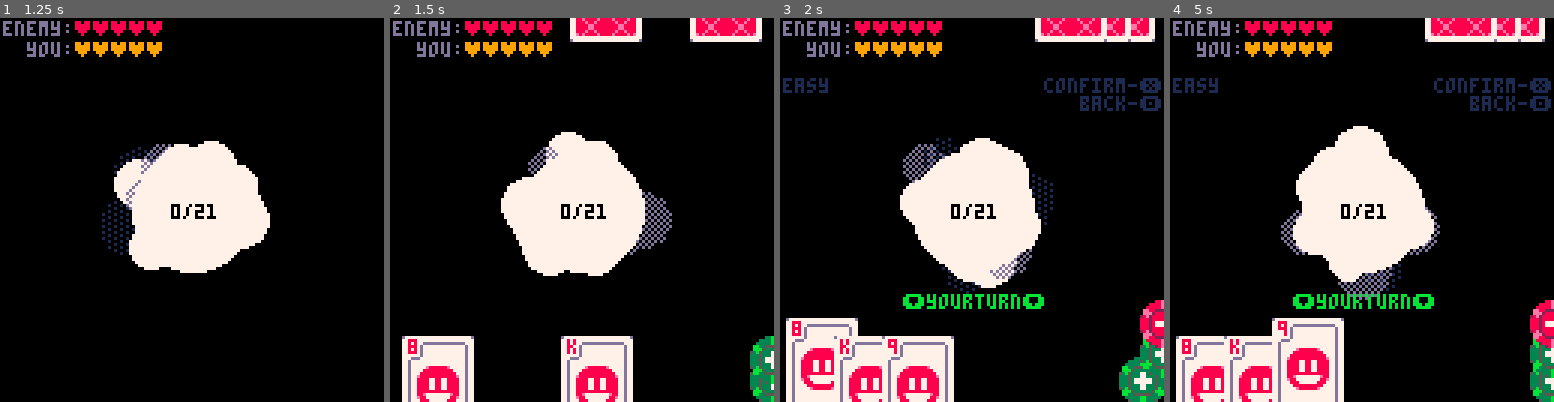
Above: before the commit, frames 1-4 (left to right).
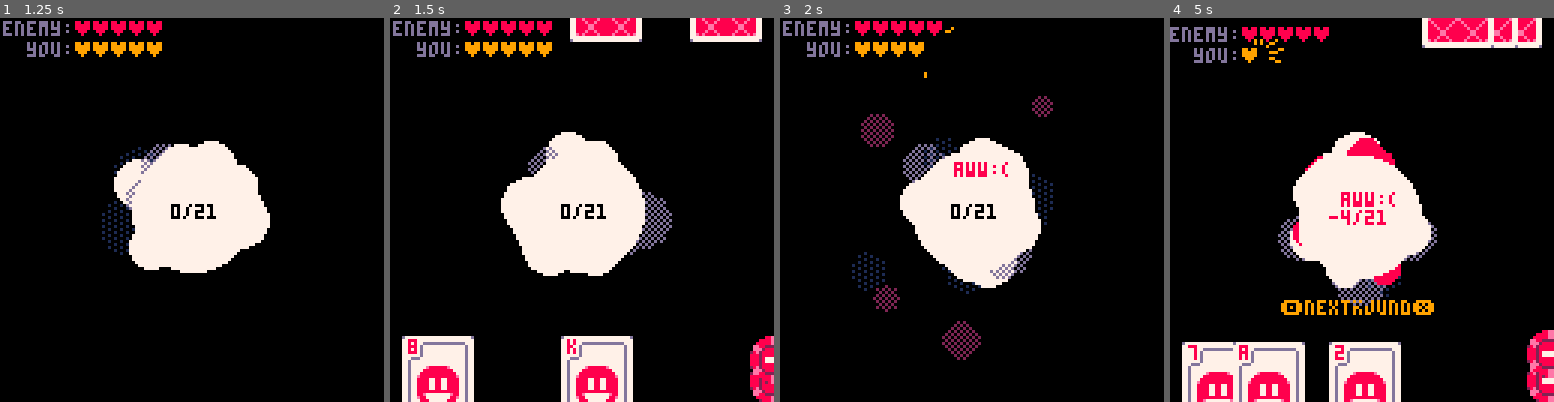
Above: after the commit, the same moments.

Repository: GerrZa/pico8-repo
Game: PICO-8 cartridge blackjack.p8
Same seed, same stepped clock (60 frames per second), same inputs: the game is played once before the commit and once after it.
Inputs:
- Up to frame 1 (1.25 s): tap X (X key) at 0.33, 1.07 s; tap O (Z key) at 0.7 s
- Up to frame 2 (1.5 s): no input
- Up to frame 3 (2 s): hold Right from 1.6 s (still down); tap O (Z key) at 1.7 s; tap X (X key) at 1.85 s
- Up to frame 4 (5 s): release Right at 2.1 s; tap O (Z key) every 0.4 s from 2.1 to 4.9 s; hold Up 2.15-2.42 s; hold Right 2.47-3.03 s; tap X (X key) at 2.97, 4.08 s; hold Left 3.08-3.58 s; hold Down 3.63-3.97 s; hold Right 4.02-4.68 s; hold Up from 4.73 s (still down)

Frame 1 is identical in both runs. In frame 2, 0.9% of the frame differs, in the area x 93-100%, y 82-100%; in frame 3, 16%; in frame 4, 18%, in the area x 0-100%, y 0-100%.

Commit message:
developing jacks stack v0.9.8

Diff:
--- a/blackjack.p8
+++ b/blackjack.p8
@@ -1,7 +1,7 @@
 pico-8 cartridge // http://www.pico-8.com
 version 42
 __lua__
---jack's stack v0.9
+--jack's stack v0.9.5
 --by triz
 
 gscene = {
@@ -18,7 +18,6 @@
 	etime=1+rnd(3*30),
 	ptsel=1,
 	phold=0,
-	partcd=5,
 	camsh=0,
 	php=5,
 	ehp=5,
@@ -119,13 +118,7 @@
 
 	addtok=
 	function(s,ene,p)
-		local tok={val=sgn(1-rnd(2))}
-		if (p) tok.val=1
-		if tok.val==1 then
-			tok.s=39
-		else
-			tok.s=7
-		end
+		local tok={val=-1,s=7}
 		if ene then
 		 add(s.etok,tok)
 		else
@@ -167,165 +160,57 @@
 
 	eneplace=
 	function(s)
-	 local smch=rnd(1)
-	 if smch<=dif[globedif] then --being smart
-	  s.lastenemove="smart"
-	  local ssmart=false
-	  if (rnd(1)>0.5 and globedif==3) ssmart=true
-	  if count(s.etok,{val=1})==3 then
-	  	local place={0,{val=0}}
-	  	local stragp={}
-	  	local cheat={}
-	  	for crd in all(s.ecard) do
-	 		 local sumval=s.stack+crd.val
-	  		if sumval==21 then
-	  		 place[1]=crd
-	  		end
-	  		if sumval<22 then
-	  		 if sumval>s.stack+place[2].val then
-		  		 place[2]=crd
-	  		 end
-
-	  		 if ssmart then
-		  		 local makego=0
-		  		 for pc in all(s.pcard) do
-		  		  if sumval+pc.val>21 then
-									makego+=1
-									if makego==3 then
-									 add(cheat,crd)
-									 break
-									end
-		  		  end
-		  		 end
-		  		end
-	  		end
-	  		if sumval<11 and sumval>0 and globedif==3 then
-	  		 add(stragp,crd)
-	  		end
-	  	end
-	  	--place
-	  	if place[1]!=0 then
-	  	 s:eaddstack(place[1].val)
-	  	 del(s.ecard,place[1])
-	  	 deli(s.etok,1)
-	  	 s:addcard(true)
-	  	 s:addtok(true)
-	  	elseif #cheat>0 then
-	  	 local holdc=cheat[ceil(rnd(#cheat))]
-	  	 s:eaddstack(holdc.val,s.etok[1])
-	  	 del(s.ecard,holdc)
-	  	 deli(s.etok,1)
-	  	 s:addcard(true)
-	  	 s:addtok(true)
-	  	elseif #stragp>0 then
-	  	 local holdc=stragp[ceil(rnd(#stragp))]
-	  	 s:eaddstack(holdc.val,s.etok[1])
-	  	 del(s.ecard,holdc)
-	  	 deli(s.etok,1)
-	  	 s:addcard(true)
-	  	 s:addtok(true)
-	  	elseif place[2]!={val=0} then
-	  	 s:eaddstack(place[2].val)
-	  	 del(s.ecard,place[2])
-	  	 deli(s.etok,1)
-	  	 s:addcard(true)
-	  	 s:addtok(true)
-	  	else
-	  	 local holdc=s.ecard[ceil(rnd(3))]
-	  		s:eaddstack(holdc.val)
-	  		del(s.ecard,holdc)
-	  		deli(s.etok,1)
-	  	 s:addcard(true)
-	  	 s:addtok(true)
-	  	end
-	  ------
-	  elseif count(s.etok,{val=-1})==3 then
-	   local place={}
-	   local cheat={}
-	  	for crd in all(s.ecard) do
-	 		 local sumval=s.stack-crd.val
-	  		if sumval>-1 then
-	  		 add(place,crd)
-	  		 local makego=0
-	  		 for pcrd in all(s.pcard) do
-	  		  if sumval-pcrd.val<0 then
-	  		  	makego+=1
-	  		  	if makego==3 then
-	  		  	 add(cheat,crd)
-	  		  		break
-	  		  	end
-	  		  end
-	  		 end
-	  		end
-	  	end
-
-	  	if (#place<1) place=s.pcard
-
-	  	if #cheat>0 then
-	  		local holdc=cheat[ceil(rnd(#cheat))]
-	  		s:eaddstack(holdc.val)
-		  	del(s.ecard,holdc)
-		  	deli(s.etok,1)
-	  	 s:addcard(true)
-	  	 s:addtok(true)
-	  	else
-		  	local chosecard=place[ceil(rnd(#place))]
-		  	s:eaddstack(chosecard.val)
-		  	del(s.ecard,chosecard)
-		  	deli(s.etok,1)
-	  	 s:addcard(true)
-	  	 s:addtok(true)
-	  	end
-
-	  else
-	   local perfect={}
-	   local place={}
-	  	for crd in all(s.ecard) do
-	  		for t in all(s.etok) do
-	  		 local sumval=s.stack+(crd.val*t.val)
-	  		 if sumval==21 then
-	  		  add(perfect,{crd,t})
-	  		 elseif sumval>-1 and sumval<22 then
-	  		  add(place,{crd,t})
-	  		 end
-	  		end
-	  	end
-
-	  	if #perfect>0 then
-	  	 local holdmat=perfect[ceil(rnd(#perfect))]
-	  	 s:eaddstack(holdmat[1].val*holdmat[2].val)
-	  	 del(s.ecard,holdmat[1])
-	  	 del(s.etok,holdmat[2])
-	  	 s:addcard(true)
-	  	 s:addtok(true)
-	  	elseif #place>0 then
-	  	 local holdmat=place[ceil(rnd(#place))]
-	  	 s:eaddstack(holdmat[1].val*holdmat[2].val)
-	  	 del(s.ecard,holdmat[1])
-	  	 del(s.etok,holdmat[2])
-	  	 s:addcard(true)
-	  	 s:addtok(true)
-	  	else
-	  	 local holdmat={s.ecard[ceil(rnd(#s.ecard))],s.etok[ceil(rnd(#s.etok))]}
-	  	 s:eaddstack(holdmat[1].val*holdmat[2].val)
-	  	 del(s.ecard,holdmat[1])
-	  	 del(s.etok,holdmat[2])
-	  	 s:addcard(true)
-	  	 s:addtok(true)
-	  	end
-	  end
-	 else
-	  s.lastenemove="dumb"
-	  local ehold=0
-	  local chold=s.ecard[ceil(rnd(3))]
-	  local thold=s.etok[ceil(rnd(3))]
-	  ehold=chold.val*thold.val
-	  del(s.ecard,chold)
-	  del(s.etok,thold)
-	  s:addcard(true)
-	  s:addtok(true)
-	  s:eaddstack(ehold)
-	 end
+		local smch=rnd(1)
+		if smch<dif[globedif] then
+			local place={}
+			local miplace={}
+			local stragplace={}
+			local cheat={}
+			for crd in all(s.ecard) do
+				local sumval=s.stack+crd.val
+				if (sumval>0 and sumval<22) add(place,crd)
+				if globedif>2 then
+				 if rnd(1)>=0.5 then
+				 	local makego=0
+				 	for crd in all(s.pcard) do
+				 		if (sumval+crd.val>21) makego+=1
+				 		if (makego==3) add(cheat,crd)
+				 	end
+				 end
+				end
+
+				sumval=s.stack-crd.val
+				if (sumval>0) add(miplace,crd)
+				if (sumval>0 and sumval<11) add(stragplace,crd)
+			end
+
+			if #cheat>0 then
+			 local holdc=cheat[ceil(rnd(#cheat))]
+			 s:eaddstack(holdc.val)
+			 del(s.ecard,holdc)
+			 deli(s.etok,1)
+			 s:addcard(true)
+			elseif #place>0 then
+			 local holdc=place[ceil(rnd(#place))]
+			 s:eaddstack(holdc.val)
+			 del(s.ecard,holdc)
+			 deli(s.etok,1)
+			 s:addcard(true)
+			elseif #stragplace>0 then
+			 local holdc=stragplace[ceil(rnd(#stragplace))]
+			 s:eaddstack(-holdc.val)
+			 del(s.ecard,holdc)
+			 deli(s.etok,1)
+			 s:addcard(true)
+			elseif #miplace>0 then
+			 local holdc=miplace[ceil(rnd(#miplace))]
+			 s:eaddstack(-holdc.val)
+			 del(s.ecard,holdc)
+			 deli(s.etok,1)
+			 s:addcard(true)
+			end
+
+		end
 	end,
 
 	ufade=
@@ -345,17 +230,7 @@
 	 if s.it > 5 and s.it%6==0 and s.ii>0 then
 	 	s:addcard(false)
 	 	s:addcard(true)
-	 	local addp=false
-	 	if #s.ptok>1 then
-		 	for t in all(s.ptok) do
-		 		if (t.val<0) addp=true
-		 	end
-		 end
-	 	if addp then
-		 	s:addtok(false,true)
-	 	else
-		 	s:addtok(false)
-	 	end
+	 	s:addtok(false)
 	 	s:addtok(true)
 	 	s.ii-=1
 	 end
@@ -527,47 +402,15 @@
 				s.ptok[i].xoff=0
 			end
 
-		if btnp(❎) then
-			s.phold={s.pcard[s.psel],s.pcard[s.psel].val}
-			s.state="pt"
-			sfx(1)
-		end
-
-		---
-		elseif s.state=="pt" then
-
-			if btnp(⬇️) and s.ptsel>1 then
-				s.ptsel-=1
-				sfx(0)
-			elseif btnp(⬆️) and s.ptsel<#s.ptok then
-				s.ptsel+=1
-				sfx(0)
-			end
-
-			if btnp(🅾️) then
-				s.state="pc"
-				sfx(2)
-			end
-
-			for i=1,#s.ptok do
-				if i==s.ptsel then
-					s.ptok[i].xoff=10
-				else
-					s.ptok[i].xoff=0
-				end
-			end
-
-			if btnp(❎) then
-				local holdv=s.phold[2]*s.ptok[s.ptsel].val
+		local bpress=0
+		if (btnp(❎)) bpress=1
+		if (btnp(🅾️)) bpress=-1
+
+		if bpress!=0 then
 				s.camsh=5
 				s:explode()
-				s.stack+=holdv
-				del(s.pcard,s.phold[1])
-				del(s.ptok,s.ptok[s.ptsel])
-				s:addcard(false)
-				s:addtok(false)
+				s.stack+=s.pcard[s.psel].val*bpress
 				s.psel=1
-				s.ptsel=1
 				if s.stack==21 then
 				 s:downhp(true)
 				 s:addtxt("perfect!",50,62,11)
@@ -576,10 +419,10 @@
 				elseif s.stack>-1 and s.stack<22 then
 					s.state="e"
 					s.etime=20+ceil(rnd(2*30))
-					local at="-"..s.phold[2]
+					local at="-"..s.pcard[s.psel].val
 					local atc=8
-					if holdv>0 then
-						at="+"..s.phold[2]
+					if bpress>0 then
+						at="+"..s.pcard[s.psel].val
 						atc=11
 					end
 					s:addtxt(at,60,60,atc)
@@ -590,7 +433,69 @@
 					sfx(6)
 				end
 				sfx(3)
-			end
+				deli(s.pcard,s.psel)
+				if (bpress<0) deli(s.ptok,1)
+				s:addcard(false)
+			end
+
+		---
+		elseif s.state=="pt" then
+
+			if btnp(⬇️) and s.ptsel>1 then
+				s.ptsel-=1
+				sfx(0)
+			elseif btnp(⬆️) and s.ptsel<#s.ptok then
+				s.ptsel+=1
+				sfx(0)
+			end
+
+			if btnp(🅾️) then
+				s.state="pc"
+				sfx(2)
+			end
+
+			for i=1,#s.ptok do
+				if i==s.ptsel then
+					s.ptok[i].xoff=10
+				else
+					s.ptok[i].xoff=0
+				end
+			end
+
+--			if btnp(❎) then
+--				local holdv=s.phold[2]*s.ptok[s.ptsel].val
+--				s.camsh=5
+--				s:explode()
+--				s.stack+=holdv
+--				del(s.pcard,s.phold[1])
+--				del(s.ptok,s.ptok[s.ptsel])
+--				s:addcard(false)
+--				s:addtok(false)
+--				s.psel=1
+--				s.ptsel=1
+--				if s.stack==21 then
+--				 s:downhp(true)
+--				 s:addtxt("perfect!",50,62,11)
+--				 s.state="ng"
+--				 sfx(4)
+--				elseif s.stack>-1 and s.stack<22 then
+--					s.state="e"
+--					s.etime=20+ceil(rnd(2*30))
+--					local at="-"..s.phold[2]
+--					local atc=8
+--					if holdv>0 then
+--						at="+"..s.phold[2]
+--						atc=11
+--					end
+--					s:addtxt(at,60,60,atc)
+--				else
+--					s.state="ng"
+--				 s:downhp(false)
+--					s:addtxt("aww:(",58,60,8)
+--					sfx(6)
+--				end
+--				sfx(3)
+--			end
 		---
 		elseif s.state=="e" then
 			for i=1,#s.pcard do
--- a/pacman.p8
+++ b/pacman.p8
@@ -80,24 +80,13 @@
 		spr(pac.s,pac.x,pac.y)
 	end
 
-	local ax=pac.x
-	local ay=pac.y
-
-	local px=pac.x
-	local py=pac.y
-	--pset(px+8,py+7,8)
-	--pset(px+8,py,8)
-	--pset(px-1,py+7,11)
-	--pset(px-1,py,11)
-	--pset(px,py-1,14)
-	--pset(px+7,py-1,14)
-	--pset(px+7,py+8,8)
-	--pset(px,py+8,8)
-
-	line(px+8,py+7,px+8,py,8)
-	line(px-1,py+7,px-1,py,11)
-	line(px,py-1,px+7,py-1,14)
-	line(px+7,py+8,px,py+8,9)
+	--local px=pac.x
+	--local py=pac.y
+
+	--line(px+8,py+7,px+8,py,8)
+	--line(px-1,py+7,px-1,py,11)
+	--line(px,py-1,px+7,py-1,14)
+	--line(px+7,py+8,px,py+8,9)
 end
 -->8
 --tool
@@ -208,7 +197,7 @@
 5400505200507052005052004042005600000000000000000000000000000000000000000000000000000000000000000000000000000000000000000000000000000000000000000000000000000000000000000000000000000000000000000000000000000000000000000000000000000000000000000000000000000000
 5400505200507052006062005052005600000000000000000000000000000000000000000000000000000000000000000000000000000000000000000000000000000000000000000000000000000000000000000000000000000000000000000000000000000000000000000000000000000000000000000000000000000000
 5400606200507052000000005052005600000000000000000000000000000000000000000000000000000000000000000000000000000000000000000000000000000000000000000000000000000000000000000000000000000000000000000000000000000000000000000000000000000000000000000000000000000000
-5400000043507052004042005052005600000000000000000000000000000000000000000000000000000000000000000000000000000000000000000000000000000000000000000000000000000000000000000000000000000000000000000000000000000000000000000000000000000000000000000000000000000000
+5400000071507052004042005052005600000000000000000000000000000000000000000000000000000000000000000000000000000000000000000000000000000000000000000000000000000000000000000000000000000000000000000000000000000000000000000000000000000000000000000000000000000000
 5400404200507052005052005052005600000000000000000000000000000000000000000000000000000000000000000000000000000000000000000000000000000000000000000000000000000000000000000000000000000000000000000000000000000000000000000000000000000000000000000000000000000000
 5400505200507052005052005052005600000000000000000000000000000000000000000000000000000000000000000000000000000000000000000000000000000000000000000000000000000000000000000000000000000000000000000000000000000000000000000000000000000000000000000000000000000000
 5400505200507052005052005052005600000000000000000000000000000000000000000000000000000000000000000000000000000000000000000000000000000000000000000000000000000000000000000000000000000000000000000000000000000000000000000000000000000000000000000000000000000000
